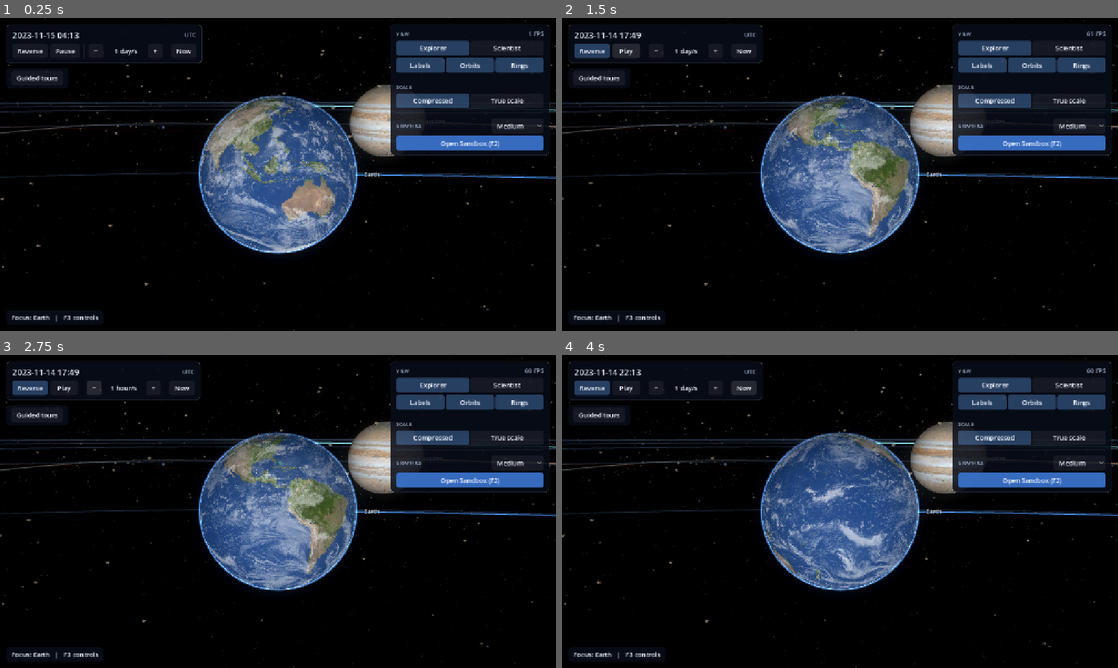
Above: before the commit, frames 1-4 (two rows, left to right).
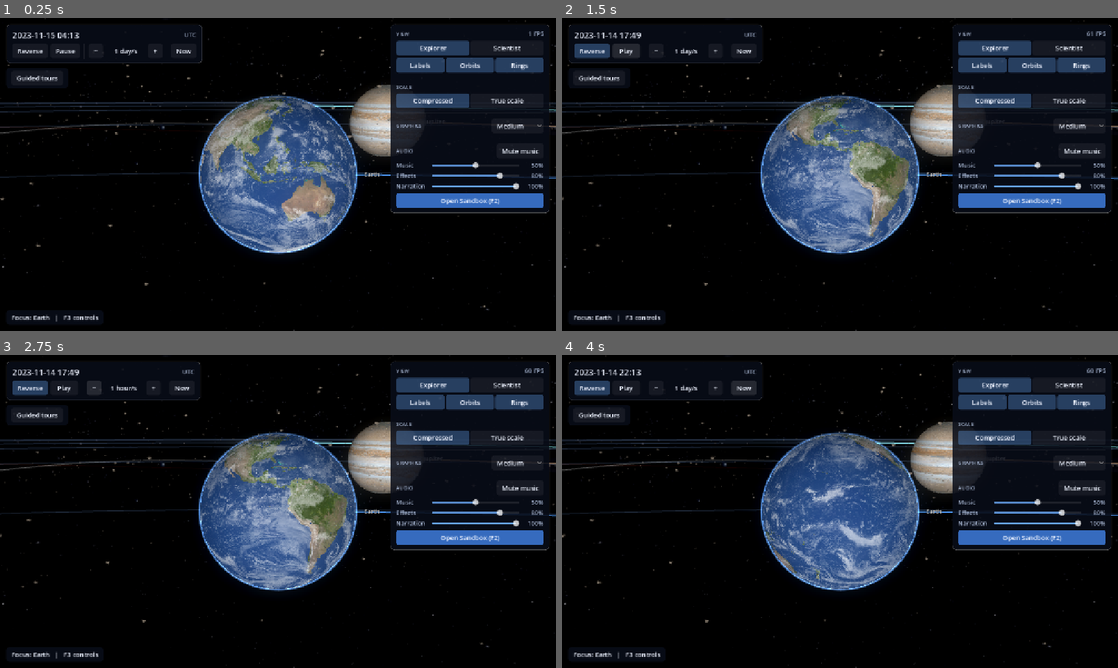
Above: after the commit, the same moments.

Repository: Ablebil/orrery
Game: Godot game, scene res://modes/explore/explore_mode.tscn
The game is run twice, just before and just after one commit, with the same random seed, the same clock (stepped at 60 frames per second) and the same inputs.
Inputs:
- Up to frame 1 (0.25 s): no input
- Up to frame 2 (1.5 s): click "Reverse" at 0.5 s; click "Pause" at 1.25 s
- Up to frame 3 (2.75 s): click "−" at 2 s
- Up to frame 4 (4 s): click "+" at 2.75 s; click "Now" at 3.5 s

The runs differ from the first frame. In frame 1, 3.6% of the frame differs, in the area x 70-99%, y 37-63%; in frame 2, 3.6%; in frame 3, 3.6%; in frame 4, 3.6%.

Commit message:
feat(audio): add audio manager, generated music and effects, and volume controls
Music, effects, and narration buses with persisted volumes and music mute in the HUD. Music and effects are generated offline by tools/audio with fixed seeds.

Diff:
--- /dev/null
+++ b/godot/core/audio_manager.gd
@@ -0,0 +1,190 @@
+extends Node
+
+signal changed
+
+const CONFIG_PATH := "user://settings.cfg"
+const CONFIG_SECTION := "audio"
+const MUSIC_BUS := &"Music"
+const EFFECTS_BUS := &"Effects"
+const NARRATION_BUS := &"Narration"
+const MUSIC_PATH := "res://assets/audio/music/space_ambient.ogg"
+const EFFECT_PATH := "res://assets/audio/effects/%s.ogg"
+const EFFECT_NAMES: Array[StringName] = [&"click", &"place", &"launch", &"merge", &"remove"]
+const EFFECT_VOLUME_DB := {&"click": -6.0}
+const EFFECT_VOICES := 8
+const MUSIC_FADE_SECONDS := 4.0
+const SILENT_DB := -60.0
+const MINIMUM_VOLUME := 0.0001
+const QUIT_SETTLE_SECONDS := 0.1
+
+var music_volume := 0.5
+var effects_volume := 0.8
+var narration_volume := 1.0
+var music_muted := false
+var narration_enabled := true
+
+var _music_player := AudioStreamPlayer.new()
+var _effect_players: Array[AudioStreamPlayer] = []
+var _effects: Dictionary[StringName, AudioStream] = {}
+var _next_voice := 0
+
+
+func _ready() -> void:
+	process_mode = Node.PROCESS_MODE_ALWAYS
+	get_tree().auto_accept_quit = false
+	_load()
+	_apply()
+	for effect_name in EFFECT_NAMES:
+		var stream := load(EFFECT_PATH % effect_name) as AudioStream
+		if stream != null:
+			_effects[effect_name] = stream
+	for _voice in EFFECT_VOICES:
+		var player := AudioStreamPlayer.new()
+		player.bus = EFFECTS_BUS
+		add_child(player)
+		_effect_players.append(player)
+	_start_music()
+	get_tree().node_added.connect(_on_node_added)
+	for node in get_tree().root.find_children("*", "BaseButton", true, false):
+		_attach_click(node as BaseButton)
+
+
+func _notification(what: int) -> void:
+	if what == NOTIFICATION_WM_CLOSE_REQUEST:
+		_quit_after_silence()
+
+
+func _quit_after_silence() -> void:
+	_music_player.stop()
+	for player in _effect_players:
+		player.stop()
+	await get_tree().create_timer(QUIT_SETTLE_SECONDS, true, false, true).timeout
+	get_tree().quit()
+
+
+func play_effect(effect_name: StringName) -> void:
+	var stream: AudioStream = _effects.get(effect_name)
+	if stream == null:
+		return
+	var player := _free_player()
+	player.stream = stream
+	player.volume_db = EFFECT_VOLUME_DB.get(effect_name, 0.0)
+	player.play()
+
+
+func set_music_volume(value: float) -> void:
+	var volume := clampf(value, 0.0, 1.0)
+	if is_equal_approx(volume, music_volume):
+		return
+	music_volume = volume
+	_commit()
+
+
+func set_effects_volume(value: float) -> void:
+	var volume := clampf(value, 0.0, 1.0)
+	if is_equal_approx(volume, effects_volume):
+		return
+	effects_volume = volume
+	_commit()
+
+
+func set_narration_volume(value: float) -> void:
+	var volume := clampf(value, 0.0, 1.0)
+	if is_equal_approx(volume, narration_volume):
+		return
+	narration_volume = volume
+	_commit()
+
+
+func set_music_muted(value: bool) -> void:
+	if value == music_muted:
+		return
+	music_muted = value
+	_commit()
+
+
+func set_narration_enabled(value: bool) -> void:
+	if value == narration_enabled:
+		return
+	narration_enabled = value
+	_commit()
+
+
+func _start_music() -> void:
+	var music := load(MUSIC_PATH) as AudioStreamOggVorbis
+	if music == null:
+		return
+	music.loop = true
+	_music_player.stream = music
+	_music_player.bus = MUSIC_BUS
+	_music_player.volume_db = SILENT_DB
+	add_child(_music_player)
+	_music_player.play()
+	create_tween().tween_property(_music_player, "volume_db", 0.0, MUSIC_FADE_SECONDS).set_ease(Tween.EASE_OUT).set_trans(
+		Tween.TRANS_SINE
+	)
+
+
+func _free_player() -> AudioStreamPlayer:
+	for player in _effect_players:
+		if not player.playing:
+			return player
+	var oldest := _effect_players[_next_voice]
+	_next_voice = (_next_voice + 1) % _effect_players.size()
+	return oldest
+
+
+func _on_node_added(node: Node) -> void:
+	if node is BaseButton:
+		_attach_click(node as BaseButton)
+
+
+func _attach_click(button: BaseButton) -> void:
+	if not button.pressed.is_connected(_on_button_pressed):
+		button.pressed.connect(_on_button_pressed)
+
+
+func _on_button_pressed() -> void:
+	play_effect(&"click")
+
+
+func _commit() -> void:
+	_apply()
+	_save()
+	changed.emit()
+
+
+func _apply() -> void:
+	_set_bus(MUSIC_BUS, music_volume, music_muted)
+	_set_bus(EFFECTS_BUS, effects_volume, false)
+	_set_bus(NARRATION_BUS, narration_volume, not narration_enabled)
+
+
+func _set_bus(bus_name: StringName, volume: float, muted: bool) -> void:
+	var index := AudioServer.get_bus_index(bus_name)
+	if index < 0:
+		return
+	AudioServer.set_bus_volume_db(index, linear_to_db(maxf(volume, MINIMUM_VOLUME)))
+	AudioServer.set_bus_mute(index, muted or volume <= 0.0)
+
+
+func _load() -> void:
+	var config := ConfigFile.new()
+	if config.load(CONFIG_PATH) != OK:
+		return
+	music_volume = clampf(config.get_value(CONFIG_SECTION, "music_volume", music_volume), 0.0, 1.0)
+	effects_volume = clampf(config.get_value(CONFIG_SECTION, "effects_volume", effects_volume), 0.0, 1.0)
+	narration_volume = clampf(config.get_value(CONFIG_SECTION, "narration_volume", narration_volume), 0.0, 1.0)
+	music_muted = config.get_value(CONFIG_SECTION, "music_muted", music_muted)
+	narration_enabled = config.get_value(CONFIG_SECTION, "narration_enabled", narration_enabled)
+
+
+func _save() -> void:
+	var config := ConfigFile.new()
+	config.load(CONFIG_PATH)
+	config.set_value(CONFIG_SECTION, "music_volume", music_volume)
+	config.set_value(CONFIG_SECTION, "effects_volume", effects_volume)
+	config.set_value(CONFIG_SECTION, "narration_volume", narration_volume)
+	config.set_value(CONFIG_SECTION, "music_muted", music_muted)
+	config.set_value(CONFIG_SECTION, "narration_enabled", narration_enabled)
+	config.save(CONFIG_PATH)
--- /dev/null
+++ b/godot/default_bus_layout.tres
@@ -0,0 +1,21 @@
+[gd_resource type="AudioBusLayout" format=3]
+
+[resource]
+bus/1/name = &"Music"
+bus/1/solo = false
+bus/1/mute = false
+bus/1/bypass_fx = false
+bus/1/volume_db = 0.0
+bus/1/send = &"Master"
+bus/2/name = &"Effects"
+bus/2/solo = false
+bus/2/mute = false
+bus/2/bypass_fx = false
+bus/2/volume_db = 0.0
+bus/2/send = &"Master"
+bus/3/name = &"Narration"
+bus/3/solo = false
+bus/3/mute = false
+bus/3/bypass_fx = false
+bus/3/volume_db = 0.0
+bus/3/send = &"Master"
--- a/godot/project.godot
+++ b/godot/project.godot
@@ -1,3 +1,11 @@
+; Engine configuration file.
+; It's best edited using the editor UI and not directly,
+; since the parameters that go here are not all obvious.
+;
+; Format:
+;   [section] ; section goes between []
+;   param=value ; assign values to parameters
+
 config_version=5
 
 [application]
@@ -7,11 +15,16 @@
 run/main_scene="res://modes/explore/explore_mode.tscn"
 config/features=PackedStringArray("4.7", "GL Compatibility")
 
+[audio]
+
+buses/default_bus_layout="res://default_bus_layout.tres"
+
 [autoload]
 
 Quality="*res://core/quality_settings.gd"
 Preferences="*res://core/preferences.gd"
 InputBindings="*res://core/input_bindings.gd"
+Audio="*res://core/audio_manager.gd"
 
 [display]
 
--- a/godot/ui/hud.gd
+++ b/godot/ui/hud.gd
@@ -15,6 +15,7 @@
 const SPEED_LABEL_WIDTH := 92
 const BOTTOM_RESERVE := 60.0
 const SCROLLBAR_GUTTER := 12
+const VOLUME_VALUE_WIDTH := 40
 
 var left_column := VBoxContainer.new()
 var right_column := VBoxContainer.new()
@@ -38,6 +39,9 @@
 var _rings_toggle: Button
 var _mode_button := Button.new()
 var _settings_extras := VBoxContainer.new()
+var _volume_sliders: Array[HSlider] = []
+var _volume_values: Array[Label] = []
+var _music_mute_toggle: Button
 
 
 static func make_panel(parent: Control) -> VBoxContainer:
@@ -125,7 +129,9 @@
 	_build_footer()
 	_depth_control.selected.connect(func(index: int) -> void: Preferences.set_depth_level(index as Preferences.DepthLevel))
 	Preferences.changed.connect(_sync_preferences)
+	Audio.changed.connect(_sync_audio)
 	_sync_preferences()
+	_sync_audio()
 
 
 func toggle_visibility() -> void:
@@ -261,11 +267,50 @@
 	_quality_option.tooltip_text = "Lower quality runs faster on older devices"
 	_quality_option.item_selected.connect(func(index: int) -> void: quality_selected.emit(index))
 	_quality_option.custom_minimum_size = Vector2(120, 0)
+	box.add_child(HSeparator.new())
+	_build_audio_section(box)
 	_mode_button.theme_type_variation = "AccentButton"
 	_mode_button.focus_mode = Control.FOCUS_NONE
 	_mode_button.visible = false
 	_mode_button.pressed.connect(func() -> void: mode_switch_pressed.emit())
 	box.add_child(_mode_button)
+
+
+func _build_audio_section(box: VBoxContainer) -> void:
+	var header := HBoxContainer.new()
+	box.add_child(header)
+	var audio_label := section_label("Audio")
+	audio_label.size_flags_horizontal = Control.SIZE_EXPAND_FILL
+	header.add_child(audio_label)
+	_music_mute_toggle = make_toggle("Mute music", "Silence the background music", Audio.set_music_muted)
+	_music_mute_toggle.size_flags_horizontal = Control.SIZE_SHRINK_END
+	header.add_child(_music_mute_toggle)
+	var grid := GridContainer.new()
+	grid.columns = 3
+	box.add_child(grid)
+	_add_volume_row(grid, "Music", "Background music volume", Audio.set_music_volume)
+	_add_volume_row(grid, "Effects", "Sound effects volume", Audio.set_effects_volume)
+	_add_volume_row(grid, "Narration", "Voice-over volume", Audio.set_narration_volume)
+
+
+func _add_volume_row(grid: GridContainer, label: String, tooltip: String, setter: Callable) -> void:
+	grid.add_child(make_label(label, "DimLabel"))
+	var slider := HSlider.new()
+	slider.min_value = 0.0
+	slider.max_value = 100.0
+	slider.step = 1.0
+	slider.focus_mode = Control.FOCUS_NONE
+	slider.tooltip_text = tooltip
+	slider.size_flags_horizontal = Control.SIZE_EXPAND_FILL
+	slider.size_flags_vertical = Control.SIZE_SHRINK_CENTER
+	slider.value_changed.connect(func(value: float) -> void: setter.call(value / 100.0))
+	grid.add_child(slider)
+	var value_label := make_label("", "DimLabel")
+	value_label.custom_minimum_size = Vector2(VOLUME_VALUE_WIDTH, 0)
+	value_label.horizontal_alignment = HORIZONTAL_ALIGNMENT_RIGHT
+	grid.add_child(value_label)
+	_volume_sliders.append(slider)
+	_volume_values.append(value_label)
 
 
 func _build_footer() -> void:
@@ -295,3 +340,11 @@
 	_labels_toggle.set_pressed_no_signal(Preferences.labels_visible)
 	_trails_toggle.set_pressed_no_signal(Preferences.trails_visible)
 	_rings_toggle.set_pressed_no_signal(Preferences.rings_visible)
+
+
+func _sync_audio() -> void:
+	var volumes: Array[float] = [Audio.music_volume, Audio.effects_volume, Audio.narration_volume]
+	for index in _volume_sliders.size():
+		_volume_sliders[index].set_value_no_signal(volumes[index] * 100.0)
+		_volume_values[index].text = "%d%%" % roundi(volumes[index] * 100.0)
+	_music_mute_toggle.set_pressed_no_signal(Audio.music_muted)
Not shown, added: godot/assets/audio/effects/click.ogg.import
Not shown, added: godot/assets/audio/effects/launch.ogg.import
Not shown, added: godot/assets/audio/effects/merge.ogg.import
Not shown, added: godot/assets/audio/effects/place.ogg.import
Not shown, added: godot/assets/audio/effects/remove.ogg.import
Not shown, added: godot/assets/audio/music/space_ambient.ogg.import
Not shown, added: godot/core/audio_manager.gd.uid
Not shown, changed: assets/LICENSES.md
Not shown, added: godot/assets/audio/effects/click.ogg
Not shown, added: godot/assets/audio/effects/launch.ogg
Not shown, added: godot/assets/audio/effects/merge.ogg
Not shown, added: godot/assets/audio/effects/place.ogg
(and 3 more such lines)
